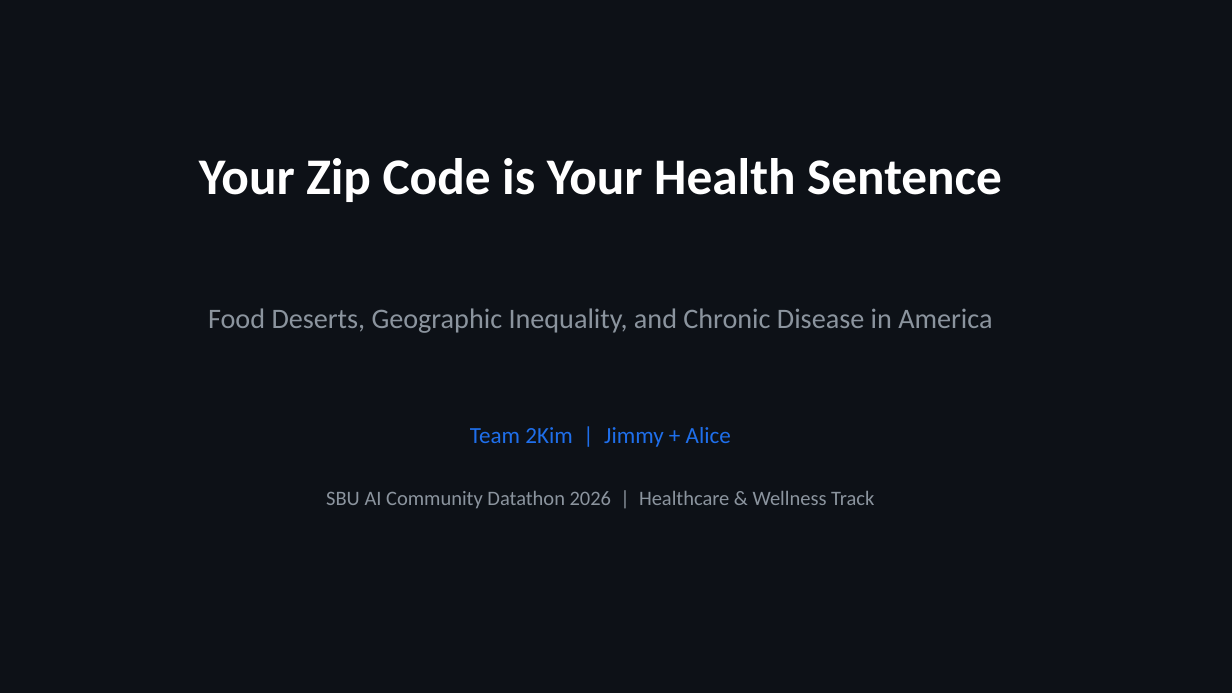
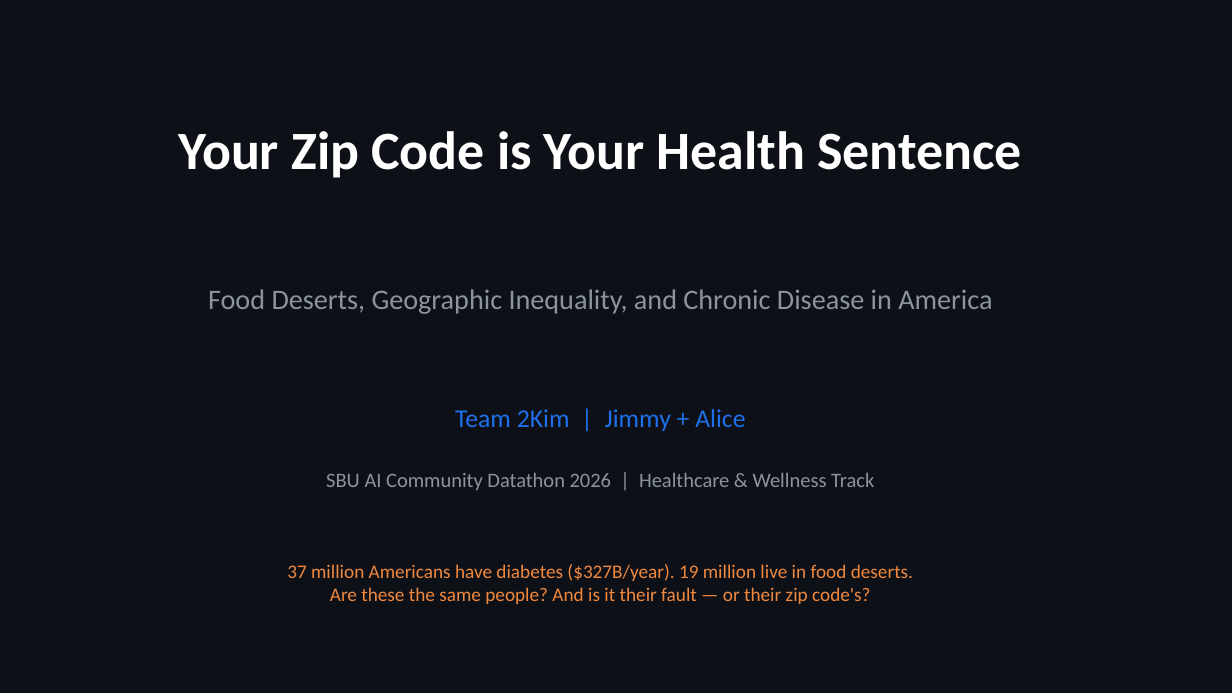
Before and after one commit to jimbo111/datathon-kims, a slide deck: slide 1 of submissions/2kim_health_slides.pptx. Drawn at 1232x693 pixels with LibreOffice and Linux fonts; fonts in the diff are those of the drawing. Boxes give left, top, right and bottom in pixels: in the first picture for what was removed or moved away, otherwise in the second. Text is boxed around its words. In the diff, an @@ line names an element or a change of style, - is before the commit and + after.

```diff
--- a/submissions/2kim_health_slides.pptx
+++ b/submissions/2kim_health_slides.pptx
@@ text "Your Zip Code is Your ...": place and size @@
-text "Your Zip Code is Your ..." at box(199, 158, 1002, 202)
+text "Your Zip Code is Your ..." at box(178, 131, 1022, 178)
@@ text "Your Zip Code is Your ..." at box(178, 131, 1022, 178): size 40 to 42 pt @@
@@ text "Team 2Kim | Jimmy + ..." at box(455, 409, 745, 431): size 18 to 20 pt @@
@@ 3 texts: place and size @@
-3 texts at box(208, 308, 992, 509)
+3 texts at box(208, 289, 992, 491)
@@ text added at box(287, 564, 913, 604), 15 pt, text #F0883E @@
+37 million Americans have diabetes ($327B/year). 19 million live in food deserts.
+Are these the same people? And is it their fault — or their zip code's?
```
Also in this commit, not shown: 10 other slides changed, 2 slides added, 3 slides removed, 1 other file.
